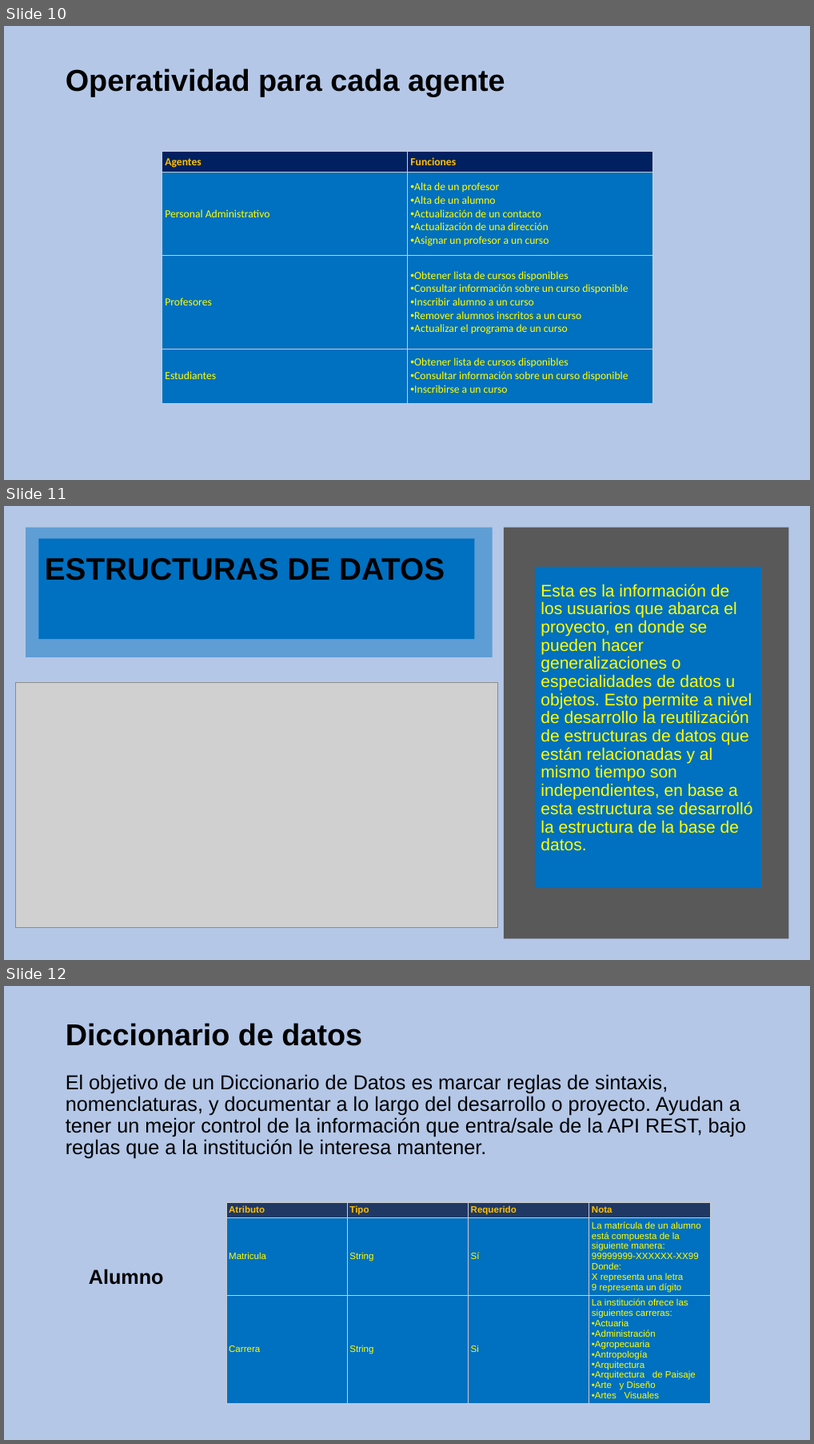
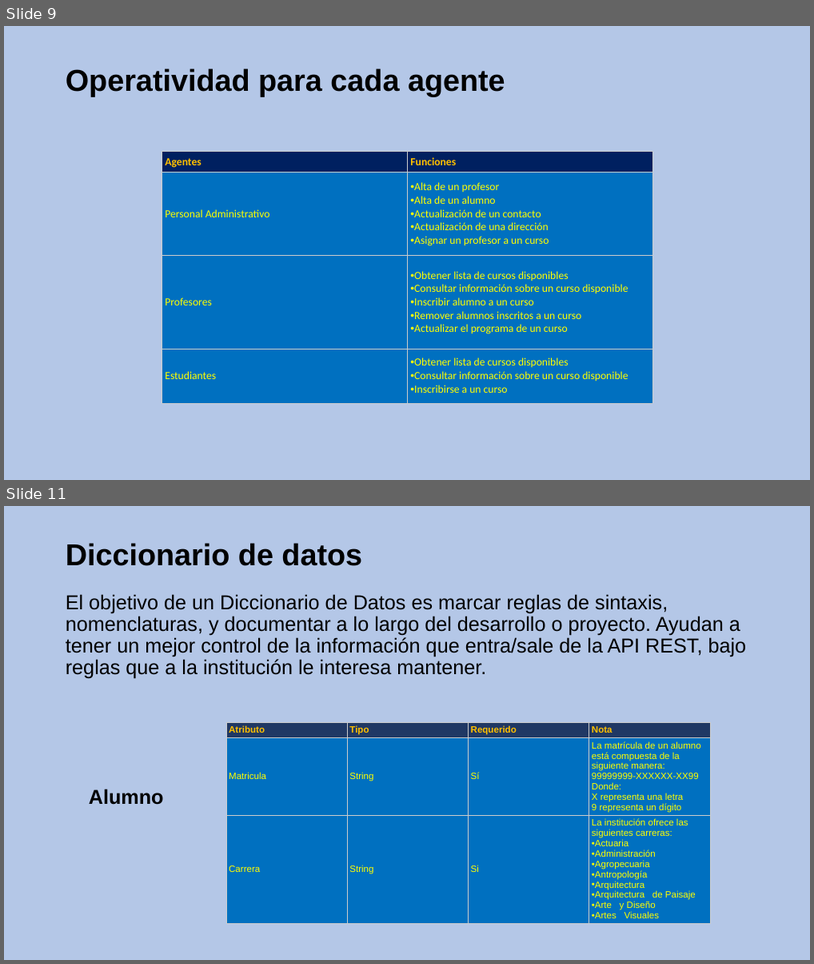
Before and after one commit to CesarFlick/shule-server-repositorio, a slide deck: INSTITUTO POLITÉCNICO NACIONAL.pptx. Shown one above the other, each under a label of ours: slides 10, 11 and 12 before the commit, slides 9 and 11 after it; the slides between them are not shown. The pictures are 814x1444 and 814x964 pixels, drawn with LibreOffice and Linux fonts; fonts in the diff are those of the drawing; grey boxes stand for pictures. Boxes give left, top, right and bottom in pixels: in the first picture for what was removed or moved away, otherwise in the second. Text is boxed around its words. In the diff, an @@ line names an element or a change of style, - is before the commit and + after.

```diff
--- a/INSTITUTO POLITÉCNICO NACIONAL.pptx
+++ b/INSTITUTO POLITÉCNICO NACIONAL.pptx
@@ slide 11 removed at <box>4,506,810,960</box>, background #B4C7E7 @@
@@ rectangle removed at <box>26,527,493,657</box> @@
@@ rectangle removed at <box>504,527,790,939</box> @@
@@ title removed at <box>38,539,474,639</box> @@
-ESTRUCTURAS DE DATOS
@@ text removed at <box>535,567,762,888</box> @@
-Esta es la información de los usuarios que abarca el proyecto, en donde se pueden hacer generalizaciones o especialidades de datos u objetos. Esto permite a nivel de desarrollo la reutilización de estructuras de datos que están relacionadas y al mismo tiempo son independientes, en base a esta estructura se desarrolló la estructura de la base de datos.
@@ picture removed at <box>15,683,498,927</box> @@
@@ what was slide 10 is now slide 9 @@
@@ what was slide 12 is now slide 11 @@
```
Also in this commit, not shown: 5 slides changed, 1 other slide removed, 4 other files.
